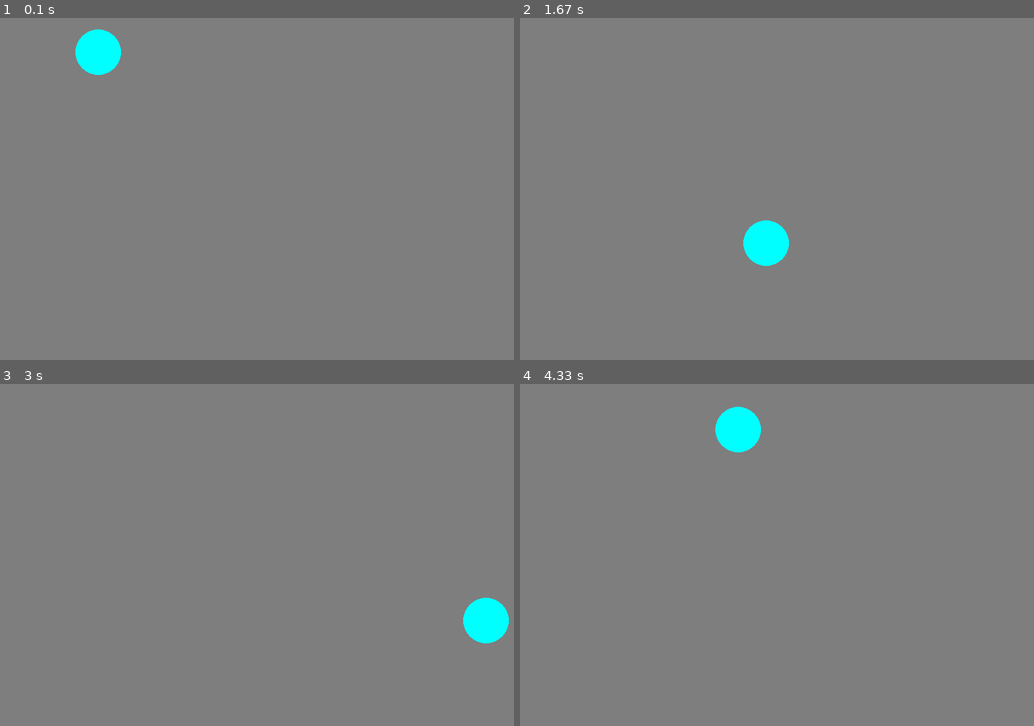
Above: before the commit, frames 1-4 (two rows, left to right).
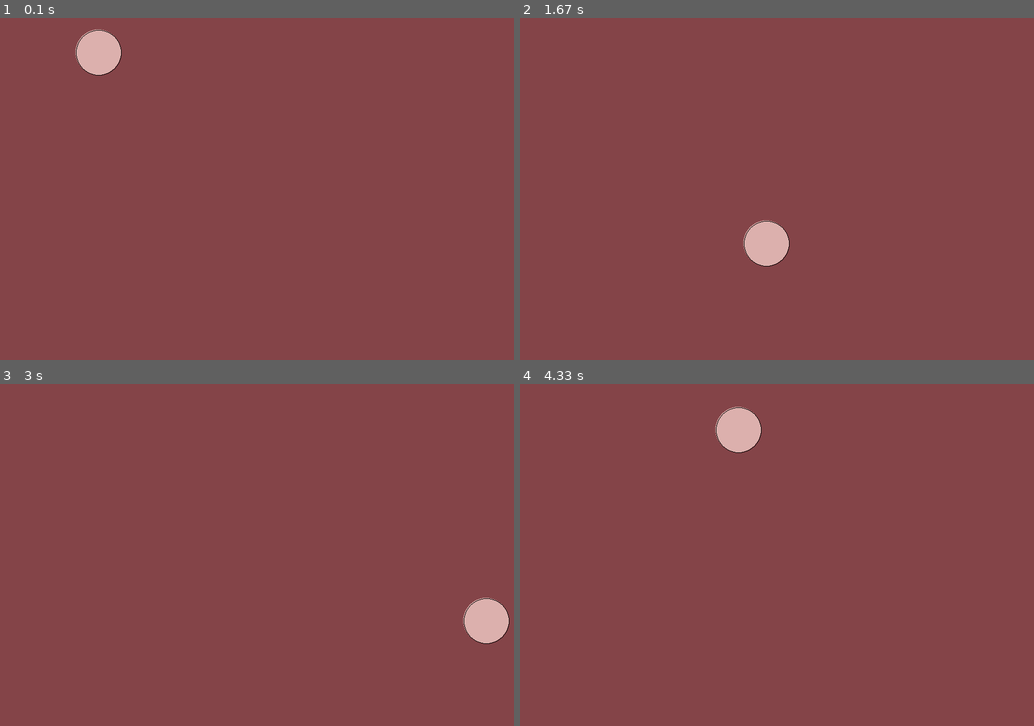
Above: after the commit, the same moments.

Repository: penelopy/py_games
Game: pygame game, started from ball_bounce/ball_bounce.py
Same seed, same stepped clock (60 frames per second), same inputs: the game is played once before the commit and once after it. The source is Python 2; it was converted automatically to run under Python 3.
Inputs:
- Up to frame 1 (0.1 s): no input
- Up to frame 2 (1.67 s): no input
- Up to frame 3 (3 s): no input
- Up to frame 4 (4.33 s): no input

The runs differ from the first frame. In frame 1, 100% of the frame differs, in the area x 0-100%, y 0-100%; in frame 2, 100%; in frame 3, 100%; in frame 4, 100%.

Commit message:
January 1st editing

Diff:
--- a/ball_bounce/ball_bounce.py
+++ b/ball_bounce/ball_bounce.py
@@ -1,7 +1,7 @@
 #started Dec 26
 
 import pygame, sys, random
-from settings import *
+from ball_settings import *
 from classes import *
 from pygame.locals import *
 
@@ -47,8 +47,9 @@
 				if x_phase == 2:
 					x += move_x
 
-				screen.fill(GRAY)
-				pygame.draw.circle(screen, CYAN, (x, y), 40, 0)
+				screen.fill(BRICK)
+				pygame.draw.circle(screen, ROSE, (x, y), 40, 0)
+				pygame.draw.circle(screen, BLACK, (x + 1, y + 1), 40, 1)
 				pygame.time.wait(20)
 				pygame.display.update()
 
--- /dev/null
+++ b/ball_bounce/ball_settings.py
@@ -0,0 +1,32 @@
+import pygame, sys, random
+pygame.init()
+
+
+# Screen parameters
+screen_width, screen_height = 900, 600
+screen = pygame.display.set_mode((screen_width, screen_height), 0, 32)
+
+border = 25
+font_size = 18
+myfont = pygame.font.SysFont("Arial", font_size)
+
+# Set up the colors
+BLACK = ( 0, 0, 0)
+CYAN = (  0, 255, 255)
+
+ROSE1 = (253, 47, 88)
+ROSE = (220, 176, 173)
+BRICK = (132, 68, 72)
+
+
+# Set up mouse and click positions
+click_position = [0, 0]
+click_positions = []
+mousex = 0 # used to store x coordinate of mouse event
+mousey = 0 # used to store y coordinate of mouse event
+mouseClicked = False
+game_in_progress = True
+program_running = True
+
+
+text_display = " "
--- a/ball_bounce/settings.py
+++ /dev/null
@@ -1,113 +0,0 @@
-import pygame, sys, random
-pygame.init()
-
-
-# Screen parameters
-screen_width, screen_height = 900, 600
-screen = pygame.display.set_mode((screen_width, screen_height), 0, 32)
-bg_color = 200, 200, 200
-border = 25
-font_size = 18
-myfont = pygame.font.SysFont("Arial", font_size)
-
-# Set up the colors
-BLACK = ( 0, 0, 0)
-WHITE = (255, 255, 255)
-RED = (255, 0, 0)
-GREEN = (0, 153, 0)
-BLUE = (51, 51, 255)
-YELLOW = (255, 255, 156)
-LIME = (0, 255, 0)
-GRAY = (126, 126, 126)
-CYAN = (  0, 255, 255)
-SKY = (135, 206, 250)
-SKY2 = (176, 226, 255)
-SLATE = (112, 128, 144)
-MATT_01 = (102,153,102)
-MATT_02 = (102,153,128)
-MATT_03 = (102,153,153)
-MATT_04 = (102,128,102)
-MATT_05 = (192,192,192)
-background_color = SLATE
-
-
-
-# Set up mouse and click positions
-click_position = [0, 0]
-click_positions = []
-mousex = 0 # used to store x coordinate of mouse event
-mousey = 0 # used to store y coordinate of mouse event
-mouseClicked = False
-game_in_progress = True
-program_running = True
-
-
-text_display = " "
-
-
-
-# Define scoreboard box dimensions
-banner_w = 350
-banner_h = screen_height - (2 * border)
-banner_x = border
-banner_y = border
-
-# Define gamebox dimensions
-game_w = 500
-game_h = screen_height - (2 *border)
-game_x = banner_w + border -1
-game_y = border
-
-# Define card1_rect dimensions
-card1_rect_w = game_w - (2 * border)
-card1_rect_h = 100
-card1_rect_x = banner_w + (2 * border)
-card1_rect_y = border + border + border
-
-# Define card2_rect dimensions
-card2_rect_w = game_w - (2 * border)
-card2_rect_h = 100
-card2_rect_x = banner_w + (2 * border)
-card2_rect_y = card1_rect_y + card1_rect_h+ border + border
-
-# Define yes_button dimensions
-yes_button_w = (game_w - (3 * border))/2
-yes_button_h = 75
-yes_button_x = banner_w + (2 * border)
-yes_button_y = card2_rect_y + card2_rect_h + border
-
-# Define no_button dimensions
-no_button_w = (game_w - (3 * border))/2
-no_button_h = 75
-no_button_x = yes_button_x + yes_button_w + (border)
-no_button_y = card2_rect_y + card2_rect_h + border
-
-# Define instr box dimensions
-instr_w = game_w - (2 * border)
-instr_h = 50
-instr_x = banner_w + (2 * border)
-instr_y = no_button_y + no_button_h + border + border
-
-text_height = 30
-box_label_text_height = 20
-card1_label = (card1_rect_x, card1_rect_y - (box_label_text_height *1.1))
-card2_label = (card2_rect_x, card2_rect_y - (box_label_text_height *1.1))
-yes_button_note = (yes_button_x + 10, yes_button_y + yes_button_h + 5)
-no_button_note = (no_button_x + 10, (no_button_y + no_button_h + 5))
-
-# Defines scoreboard text placement
-rounds_text_loc = (banner_x +15, banner_y + (2 * text_height))
-max_rounds_text_loc = (banner_x +15, banner_y + (3 * text_height))
-true_answers_text_loc = (banner_x +15, banner_y + (5 * text_height))
-false_answers_text_loc = (banner_x +15, banner_y + (6 * text_height))
-score_text_loc = (banner_x + 15, banner_y + (7 * text_height))
-
-# Defines font sizes and styles
-scoreb_font_size = 25
-scoreb_font = pygame.font.SysFont("Arial", scoreb_font_size)
-card_font_size = 30
-card_font = pygame.font.SysFont("Arial", card_font_size)
-instr_font_size = 18
-instr_font = pygame.font.SysFont("Arial", instr_font_size)
-y_button_font_size = 24
-y_button_font = pygame.font.SysFont("Arial", y_button_font_size)
--- a/pinball/pinball_v02/Draw_Fixed_Obj.py
+++ b/pinball/pinball_v02/Draw_Fixed_Obj.py
@@ -1,24 +1,24 @@
-from settings import*
-from classes import *
+from pb_settings import*
+from pb_classes import *
 
 
 def draw_fixed_objs():
 	# Displays unchanging screen decorations
 
 	#Displays scoreboard
-	display_sb = Rectangle(left_col_x, left_col_y, left_col_width, left_col_height, CYAN)
+	display_sb = Rectangle(left_col_x, left_col_y, left_col_width, left_col_height, VIOLET)
 	display_sb.display()
 
 	#Displays barrier1
-	barrier1 = Rectangle(barrier1_x, barrier1_y, barrier1_width, barrier1_height, CYAN)
+	barrier1 = Rectangle(barrier1_x, barrier1_y, barrier1_width, barrier1_height, PINK)
 	barrier1.display()
 
 	# #Displays barrier2
-	barrier2 = Rectangle(barrier2_x, barrier2_y, barrier2_width, barrier2_height, CYAN)
+	barrier2 = Rectangle(barrier2_x, barrier2_y, barrier2_width, barrier2_height, PINK)
 	barrier2.display()
 
 	# #Displays barrier3
-	barrier3 = Rectangle(barrier3_x, barrier3_y, barrier3_width, barrier3_height, CYAN)
+	barrier3 = Rectangle(barrier3_x, barrier3_y, barrier3_width, barrier3_height, PINK)
 	barrier3.display()
 
 	#Displays win_box
--- a/pinball/pinball_v02/classes.py
+++ b/pinball/pinball_v02/pb_classes.py
@@ -1,4 +1,4 @@
-from settings import *
+from pb_settings import *
 import pygame, sys, random
 pygame.init()
 
--- a/pinball/pinball_v02/settings.py
+++ b/pinball/pinball_v02/pb_settings.py
@@ -10,13 +10,13 @@
 
 # Set up the colors
 BLACK = ( 0, 0, 0)
-WHITE = (255, 255, 255)
-RED = (255, 0, 0)
-GREEN = (0, 153, 0)
-BLUE = (51, 51, 255)
-GRAY = (126, 126, 126)
-CYAN = (  0, 255, 255)
-SLATE = (112, 128, 144)
+BROWN_GRAY = (85, 85, 75)
+
+CREAM = (242, 240, 220)
+SANDY = (239, 216, 191)
+PINK = (240, 176, 168)
+PINK_PURPLE = (175, 133, 144)
+VIOLET = (121, 112, 130)
 
 
 game_in_progress = True
@@ -25,7 +25,7 @@
 
 text_display = " "
 
-# Define scoreboard box dimensions
+# Define side banner box dimensions
 left_col_x = 0
 left_col_y = 0
 left_col_width = 150
@@ -62,7 +62,7 @@
 win_box_y = 400
 win_box_width = 75
 win_box_height = 75
-win_box_color = SLATE
+win_box_color = VIOLET
 
 # Define winner textbox dimensions
 text_box_x = 650
--- a/pinball/pinball_v02/pinball_02.py
+++ b/pinball/pinball_v02/pinball_02.py
@@ -2,8 +2,8 @@
 #posted to github on Dec 29
 
 import pygame, sys, random
-from settings import *
-from classes import *
+from pb_settings import *
+from pb_classes import *
 from pygame.locals import *
 from Draw_Fixed_Obj import *
 
@@ -19,7 +19,7 @@
 
 def run_game():
 	pygame.init()
-	screen.fill(GREEN)
+	screen.fill(CREAM)
 	draw_fixed_objs()
 
 	pygame.display.set_caption('Pinball')
@@ -36,13 +36,12 @@
 			mouseClicked = False
 			while mouseClicked == False:
 
-				screen.fill(GREEN)
+				screen.fill(CREAM)
 				draw_fixed_objs()
 				move_pinball()
 				game_over()
 
 				pygame.draw.circle(screen, BLACK, (x, y), 20, 0)
-				pygame.draw.circle(screen, CYAN, (x, y), 21, 1)
 				# pygame.time.wait(30)
 				pygame.display.update()
 				look_for_quit()
@@ -118,7 +117,7 @@
 		move_y *= 0
 		move_x *= 0
 
-		win_box_color = BLUE
+		win_box_color = PINK
 
 		count = 0
 		while 1:
@@ -127,18 +126,18 @@
 			remainder = count%10
 			print remainder
 			if remainder > 5:
-				win_box_color = RED
+				win_box_color = CREAM
 			else:
-				win_box_color = BLUE
+				win_box_color = PINK
 			game_over_text()
 			win_box = Rectangle(win_box_x, win_box_y, win_box_width, win_box_height, win_box_color)
 			win_box.display()
 			pygame.draw.circle(screen, BLACK, (win_box_x + win_box_width/2, win_box_y + win_box_height/2), 20, 0)
-			pygame.draw.circle(screen, CYAN, (win_box_x + win_box_width/2, win_box_y + win_box_height/2), 21, 1)
+			pygame.draw.circle(screen, BROWN_GRAY, (win_box_x + win_box_width/2, win_box_y + win_box_height/2), 21, 1)
 			pygame.display.update()
 
 def game_over_text():
-	text_box = Rectangle(text_box_x, text_box_y, text_box_width, text_box_height, WHITE)
+	text_box = Rectangle(text_box_x, text_box_y, text_box_width, text_box_height, PINK)
 	text_box.display()
 	myfont = pygame.font.SysFont("Arial", 30)
 	label = myfont.render("You Win!!", 1, BLACK)
Not shown, added: ball_bounce/ball_settings.pyc
Not shown, changed: pinball/pinball_v02/Draw_Fixed_Obj.pyc
Not shown, removed: pinball/pinball_v02/classes.pyc
Not shown, added: pinball/pinball_v02/pb_classes.pyc
Not shown, added: pinball/pinball_v02/pb_settings.pyc
Not shown, removed: pinball/pinball_v02/settings.pyc
